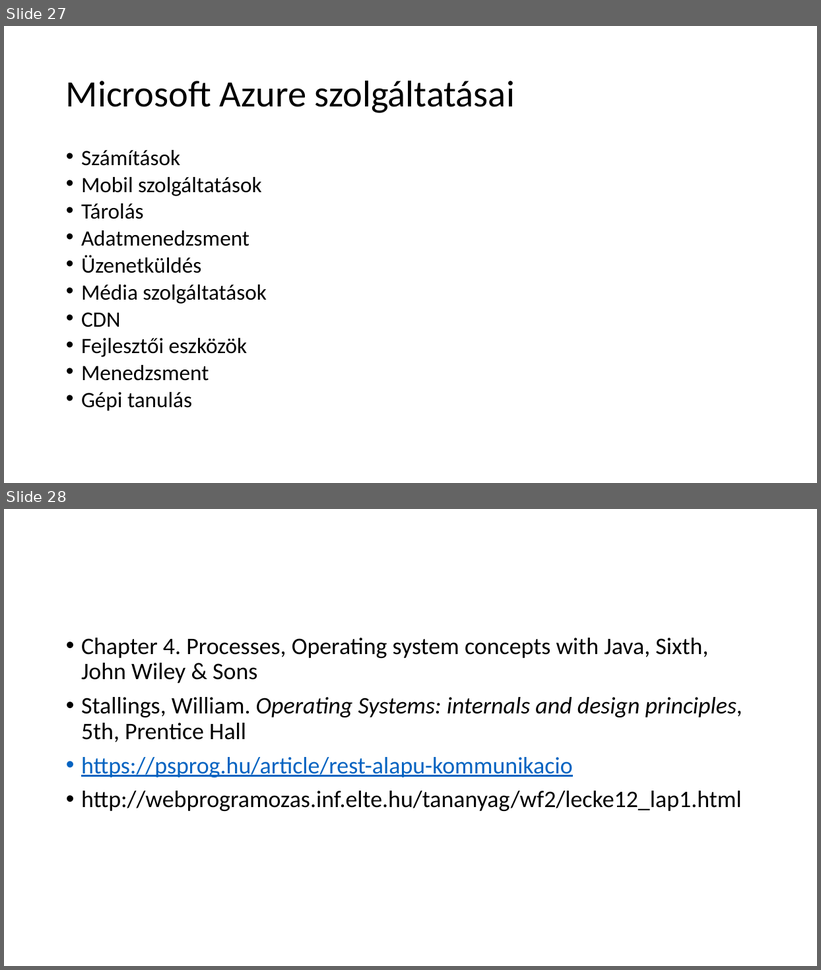
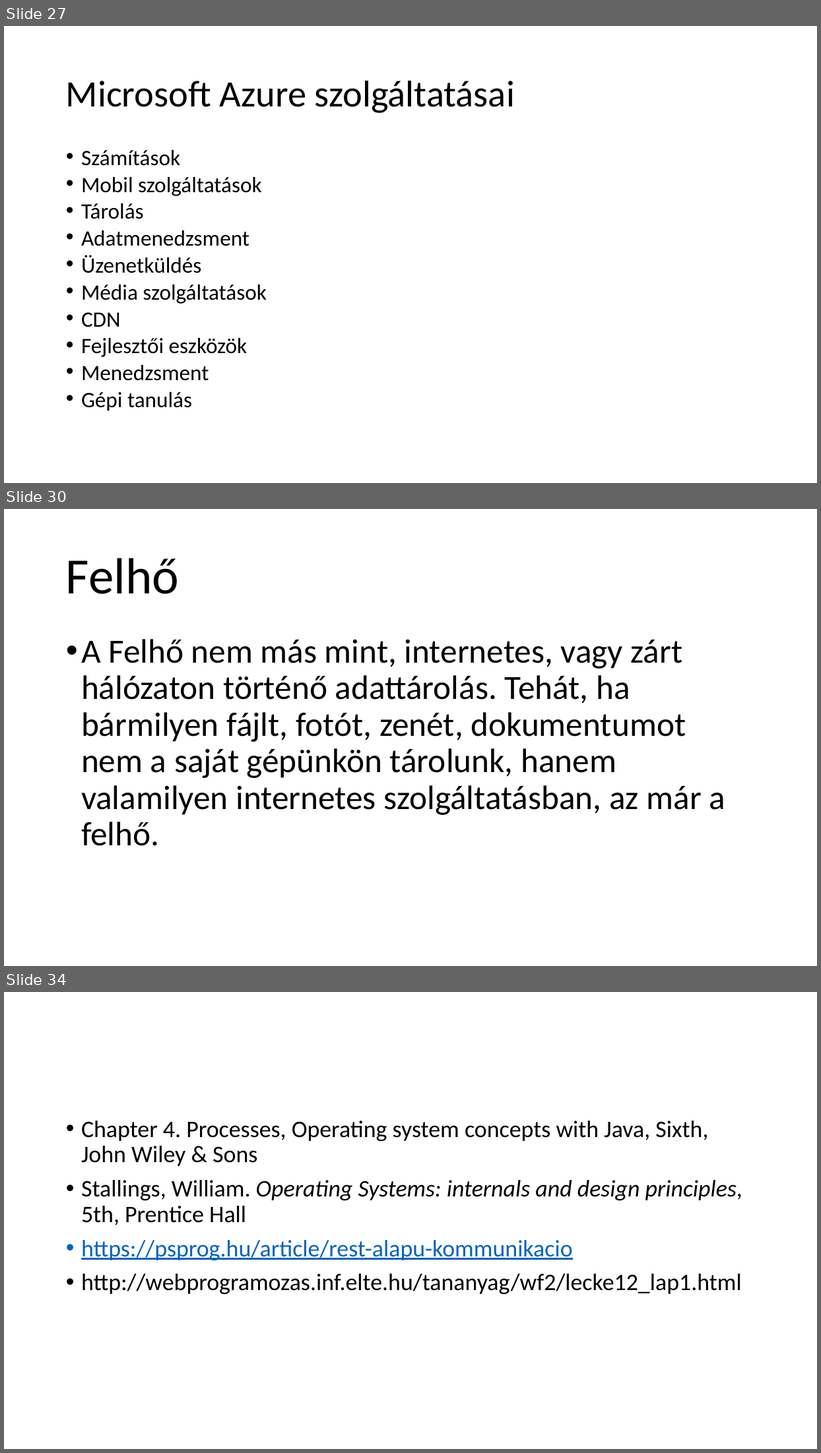
Before and after one commit to krsjakb/osztott-rendszerek-parhuzamos-programozas, a slide deck: Osztott rendszerek, párhuzamos programozás.pptx. Shown one above the other, each under a label of ours: slides 27 and 28 before the commit, slides 27, 30 and 34 after it; the slides between them are not shown. The pictures are 821x970 and 821x1453 pixels, drawn with LibreOffice and Linux fonts; fonts in the diff are those of the drawing. Boxes give left, top, right and bottom in pixels: in the first picture for what was removed or moved away, otherwise in the second. Text is boxed around its words. In the diff, an @@ line names an element or a change of style, - is before the commit and + after.

Commit message:
Felhőszolgáltatások

```diff
--- a/Osztott rendszerek, párhuzamos programozás.pptx
+++ b/Osztott rendszerek, párhuzamos programozás.pptx
@@ slide 30 added at (4, 509, 817, 966), background #FFFFFF @@
@@ title added at (66, 558, 179, 594), 60 pt, text #000000 @@
+Felhő
@@ text added at (81, 639, 725, 846), 40 pt, text #000000 @@
+• A Felhő nem más mint, internetes, vagy zárt hálózaton történő adattárolás. Tehát, ha bármilyen fájlt, fotót, zenét, dokumentumot nem a saját gépünkön tárolunk, hanem valamilyen internetes szolgáltatásban, az már a felhő.
@@ what was slide 28 is now slide 34 @@
```
Also in this commit, not shown: 1 slide changed, 5 other slides added.
